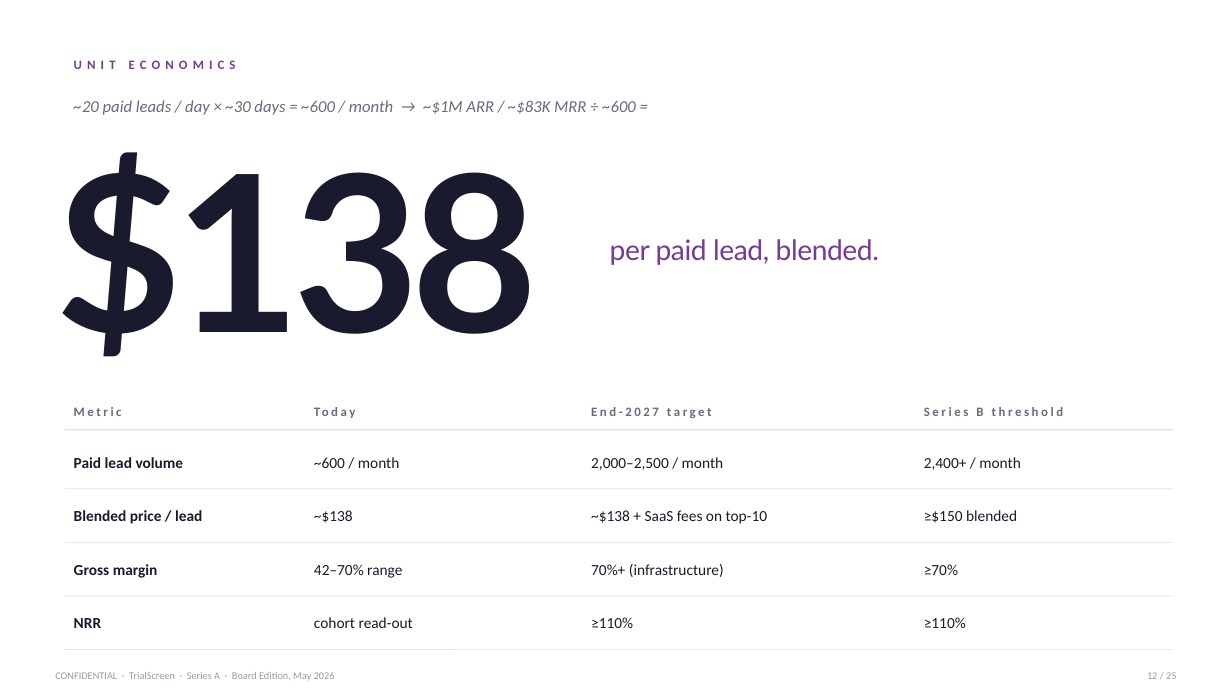
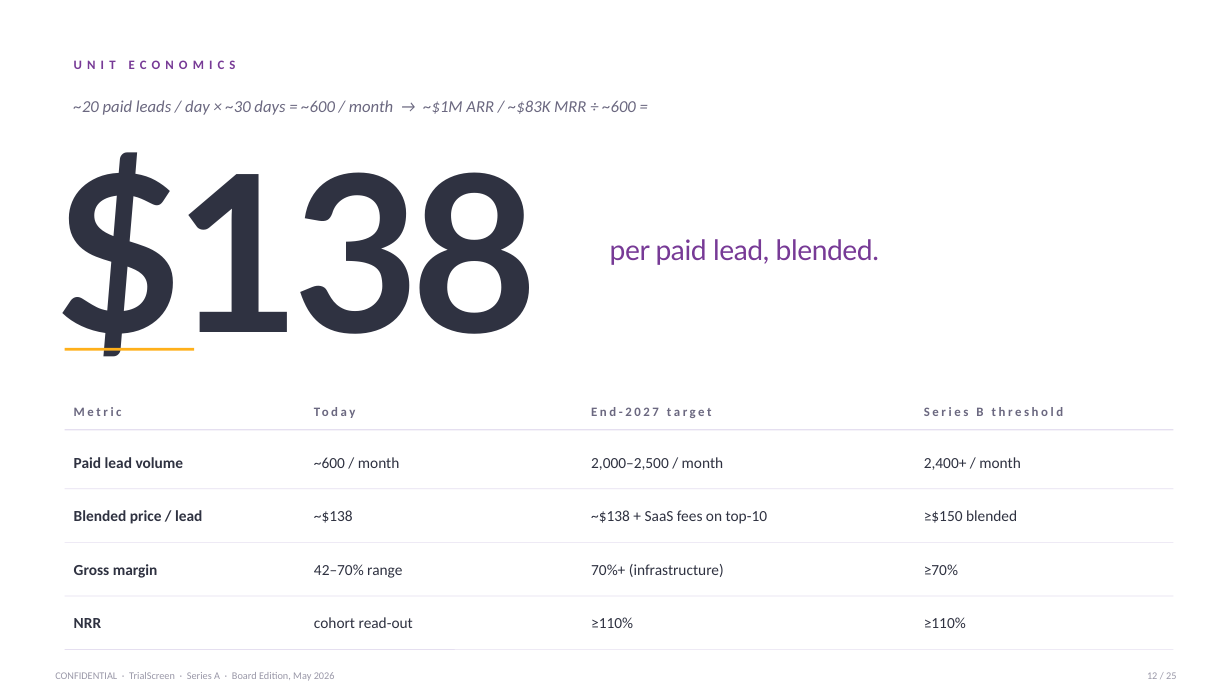
Before and after one commit to akamu47/trialscreen-board-pack, a slide deck: slide 12 of documents/TrialScreen_SeriesA_Deck.pptx. Drawn at 1232x693 pixels with LibreOffice and Linux fonts; fonts in the diff are those of the drawing. Boxes give left, top, right and bottom in pixels: in the first picture for what was removed or moved away, otherwise in the second. Text is boxed around its words. In the diff, an @@ line names an element or a change of style, - is before the commit and + after.

Commit message:
Series A deck: apply authoritative brand palette (v3)
Reconciled to the official TrialScreen Brand Guidelines v250728:
- Body text and dark-slide backgrounds use Ink #2F3241 (was #1A1A2E)
- Magenta accent corrected to Hero Pink #C43C96 (was #C22299)
- Hero Purple #773A96 preserved for headings and rules
- Added Logo Purple #62317D as a registered constant
- Added one subtle Mustard #FFB01A underscore beneath the $138 hero
  (slide 12) and $5M hero (slide 20) as a Client-palette accent

Content and editorial layout (25 slides, shapes A-J) are unchanged.
Previous v2-editorial archived.

```diff
--- a/documents/TrialScreen_SeriesA_Deck.pptx
+++ b/documents/TrialScreen_SeriesA_Deck.pptx
@@ line added from (65, 349) to (194, 349), #FFB01A 2.25 pt @@
@@ text colour #1A1A2E to #2F3241 in 17 elements at [55, 152, 538, 357], [74, 457, 184, 468], [314, 457, 400, 468], [591, 457, 724, 470], [924, 457, 1021, 470], [74, 510, 202, 524], [314, 510, 353, 523], [591, 510, 767, 524], [924, 510, 1017, 523], [74, 564, 158, 578], [314, 564, 402, 578], [591, 564, 724, 577], [924, 564, 958, 575], [74, 618, 101, 628], [314, 617, 413, 628], [591, 617, 633, 628], [924, 617, 966, 628] @@
```
Also in this commit, not shown: 24 other slides changed, 1 other file.
